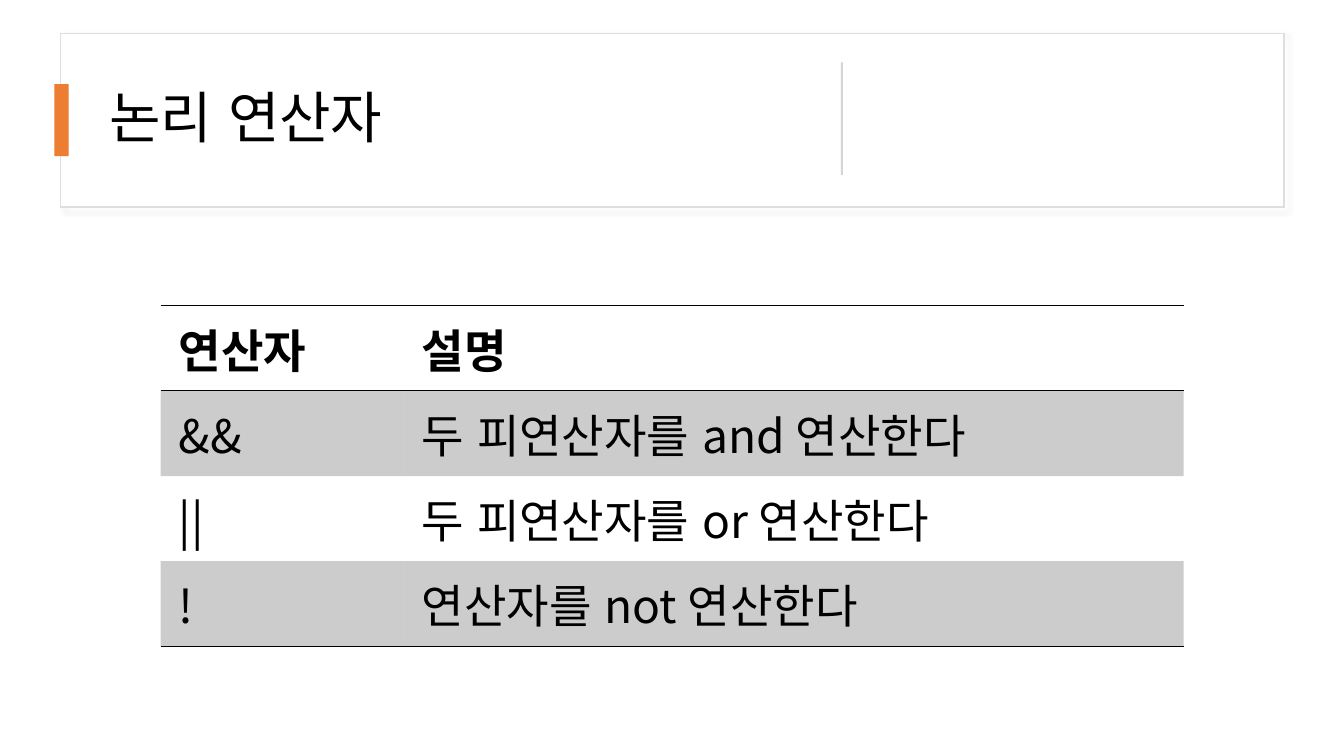
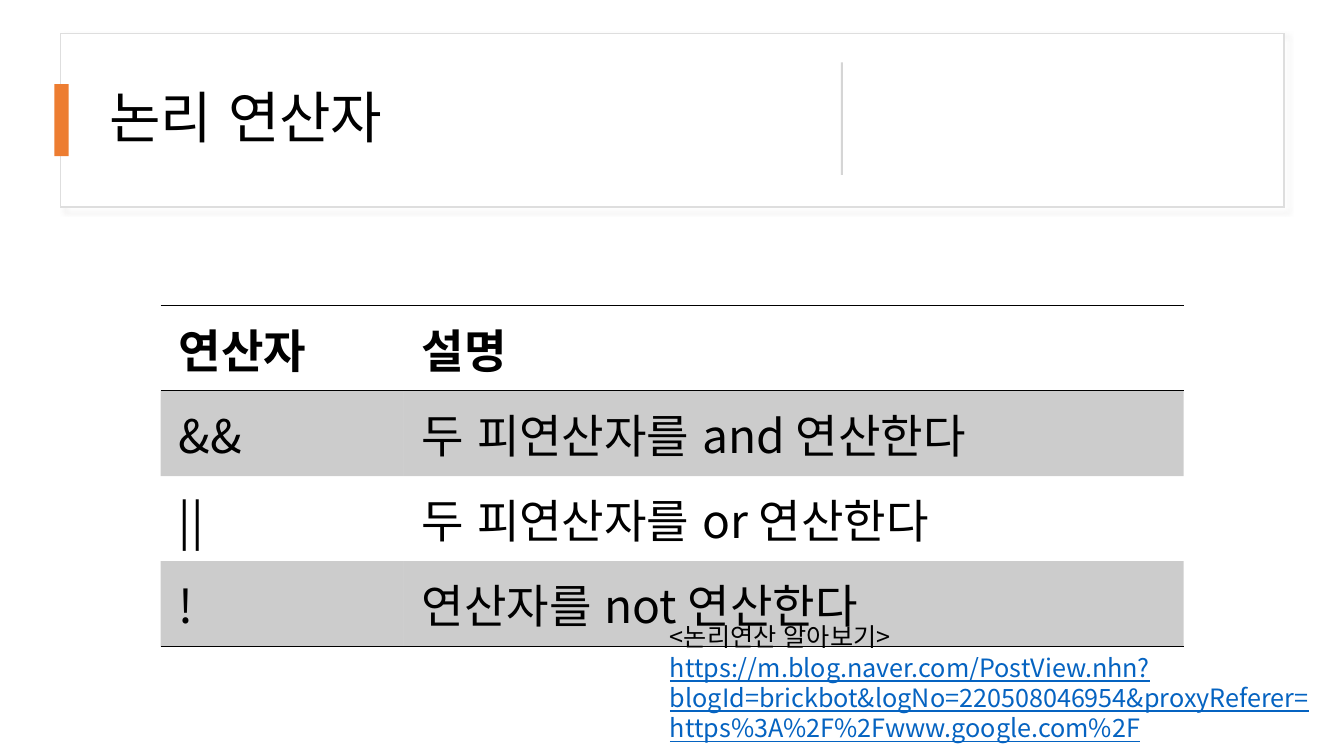
Before and after one commit to kjh99660/Study_powerpoint, a slide deck: slide 21 of c# 스터디 1주 차.pptx (slide 19 before the commit). Drawn at 1344x756 pixels with LibreOffice and Linux fonts; fonts in the diff are those of the drawing. Boxes give left, top, right and bottom in pixels: in the first picture for what was removed or moved away, otherwise in the second. Text is boxed around its words. In the diff, an @@ line names an element or a change of style, - is before the commit and + after.

```diff
--- a/c# 스터디 1주 차.pptx
+++ b/c# 스터디 1주 차.pptx
@@ text added at <box>670,621,1309,743</box>, 18 pt, text #0563C1, underline @@
+<논리연산 알아보기>
+https://m.blog.naver.com/PostView.nhn?blogId=brickbot&logNo=220508046954&proxyReferer=https%3A%2F%2Fwww.google.com%2F
```
Also in this commit, not shown: 17 other slides changed, 3 slides added, 1 slide removed, 6 other files.
